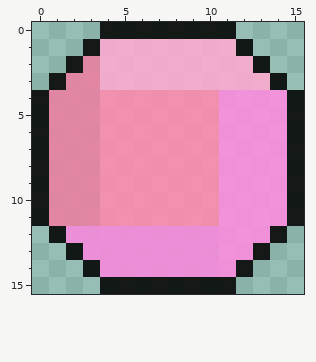
Pixel-art sprite: Assets/Sprites/players/player1.png. Above: the version before the commit.
The file is 16x16 pixels. Colours within 5 levels of each other are drawn and written as one.
And afterwards:
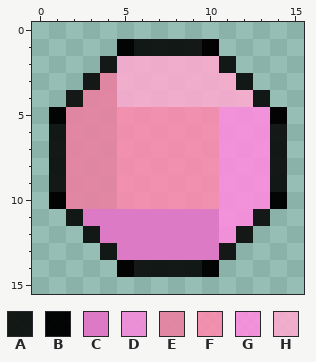
Palette (. is transparent): A #000000dd  B #000000fa  C #dd7ac5fe  D #f988dddd  E #ec7fa2dd  F #ff8aaedd  G #ff8be0dd  H #ffaad0dd
Author's note on the commit: player sprite size reduce by 1px ouline
Edits made:
Changed rows in their new state; - is an unchanged pixel.
first column x 0:
 0 ----........----
 1 ---..BAAAAB..---
 2 --..A------A..--
 3 -..AE-------A..-
 4 ..A-EHHHHHHHHA..
 5 .B--E---------B.
 6 .A--E---------A.
 7 .A--E---------A.
 8 .A--E---------A.
 9 .A--E---------A.
10 .B--E---------B.
11 ..ACCCCCCCC--A..
12 -..ACCCCCCC-A..-
13 --..ACCCCCCA..--
14 ---..BAAAAB..---
15 ----........----
Boxes around the changes in both pictures, in picture pixels (x1, y1, x2, y2):
changed: (32, 22, 304, 294)
